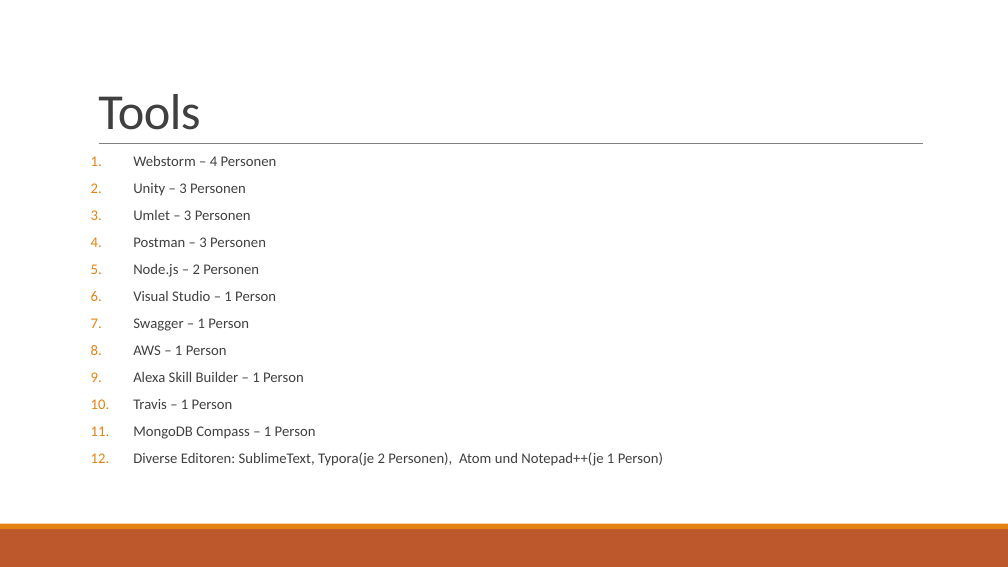
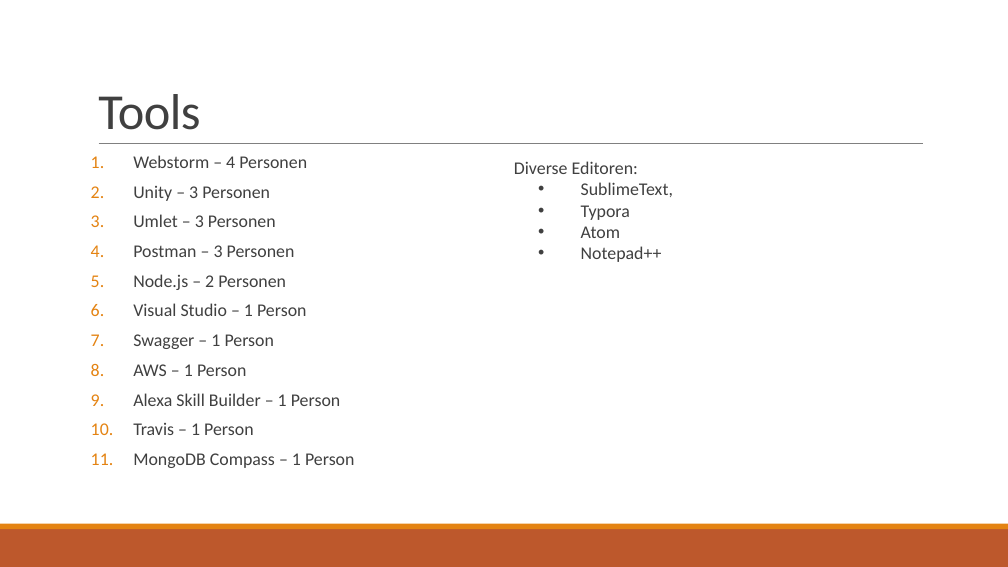
Before and after one commit to Fabian-Hu/Semester4, a slide deck: slide 3 of Sonstiges/LUDO.pptx. Drawn at 1008x567 pixels with LibreOffice and Linux fonts; fonts in the diff are those of the drawing. Boxes give left, top, right and bottom in pixels: in the first picture for what was removed or moved away, otherwise in the second. Text is boxed around its words. In the diff, an @@ line names an element or a change of style, - is before the commit and + after.

```diff
--- a/Sonstiges/LUDO.pptx
+++ b/Sonstiges/LUDO.pptx
@@ text "Webstorm – 4 Personen" at (x1=133, y1=155, x2=355, y2=468): size 14 to 17 pt @@
@@ text added at (x1=514, y1=161, x2=673, y2=262), 17 pt, text #404040 @@
+Diverse Editoren:
+  • SublimeText,
+  • Typora
+  • Atom
+  • Notepad++
@@ text at (x1=133, y1=452, x2=663, y2=466): paragraph removed @@
-12. Diverse Editoren: SublimeText, Typora(je 2 Personen), Atom und Notepad++(je 1 Person)
```
Also in this commit, not shown: 1 other slide changed, 4 other files.
